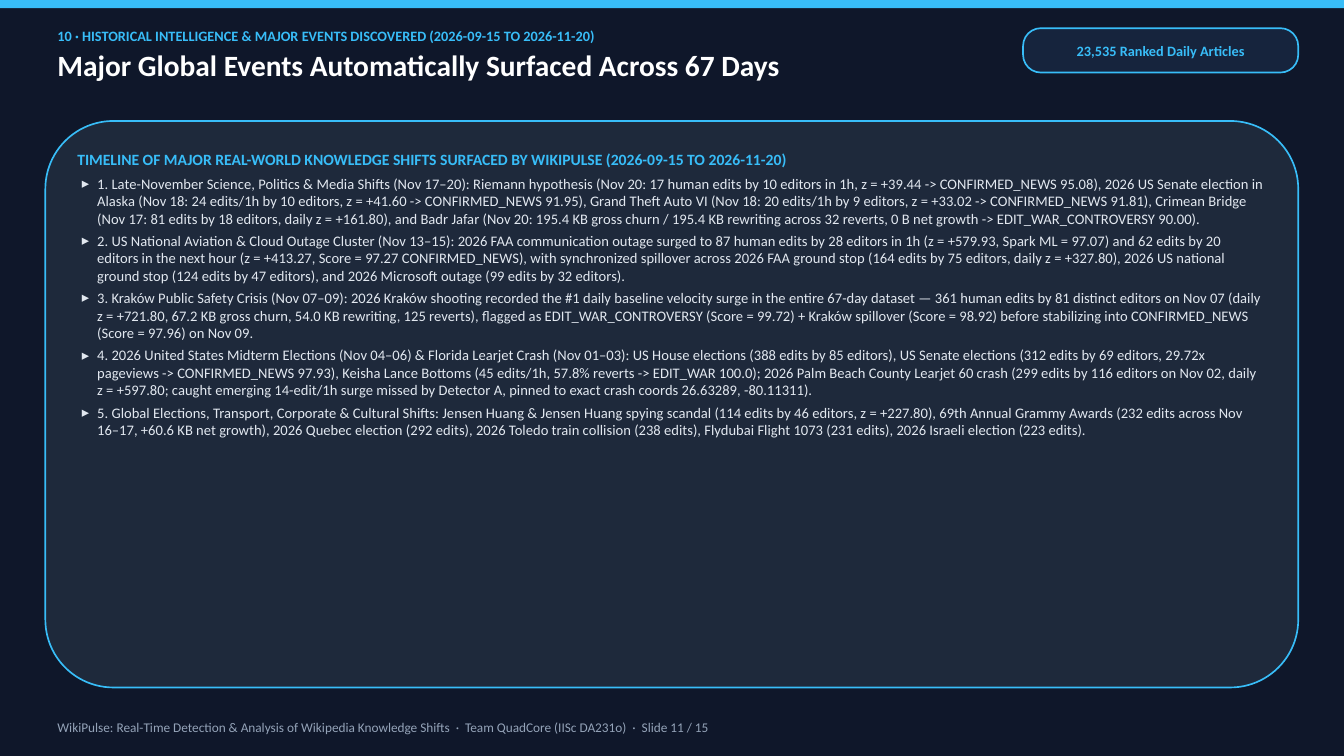
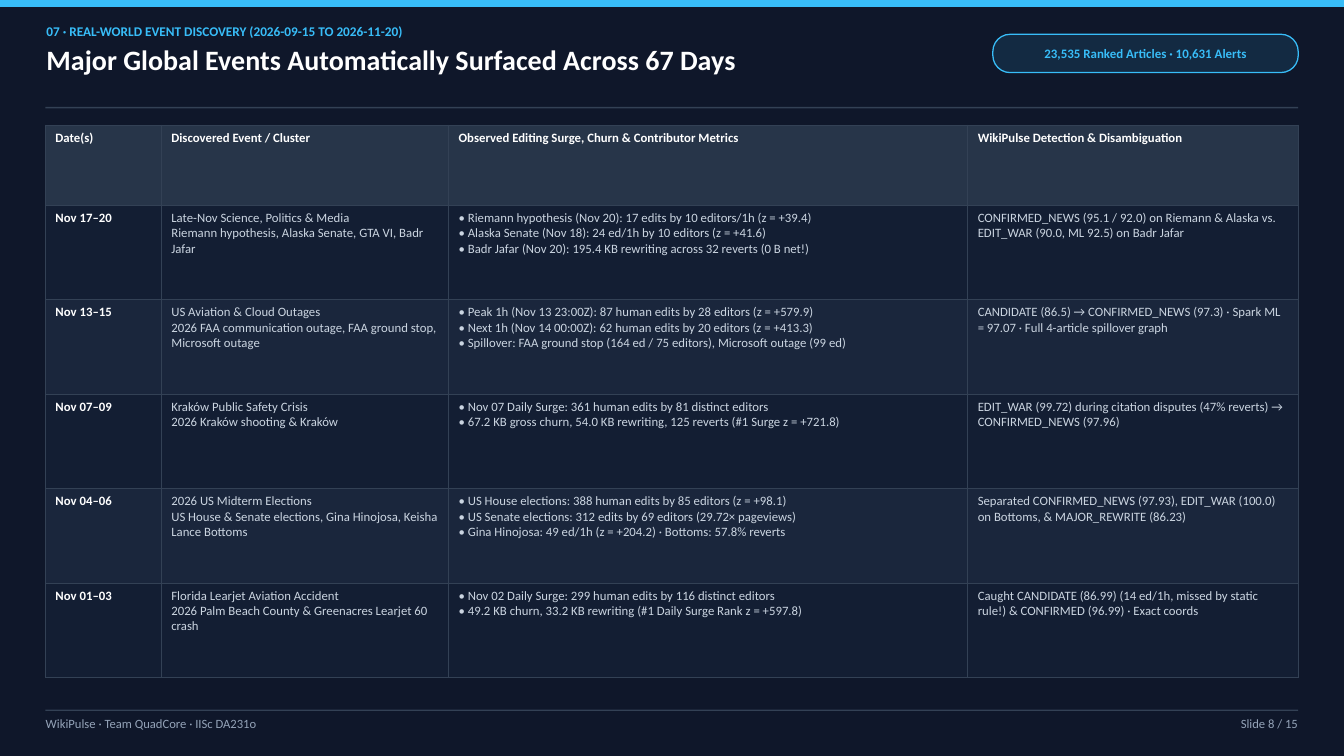
Before and after one commit to kshamajain-iisc/WikiPulse, a slide deck: slide 8 of Documentation/WikiPulse_Final_Presentation.pptx (slide 11 before the commit). Drawn at 1344x756 pixels with LibreOffice and Linux fonts; fonts in the diff are those of the drawing. Boxes give left, top, right and bottom in pixels: in the first picture for what was removed or moved away, otherwise in the second. Text is boxed around its words. In the diff, an @@ line names an element or a change of style, - is before the commit and + after.

Commit message:
Redesign final presentation deck and update 7-page project report with GraphFrames and 10 screenshots

```diff
--- a/Documentation/WikiPulse_Final_Presentation.pptx
+++ b/Documentation/WikiPulse_Final_Presentation.pptx
@@ text at box(46, 26, 403, 38): text changed; size 10.2 to 9.5 pt @@
-10 · HISTORICAL INTELLIGENCE & MAJOR EVENTS DISCOVERED (2026-09-15 TO 2026-11-20)
+07 · REAL-WORLD EVENT DISCOVERY (2026-09-15 TO 2026-11-20)
@@ text at box(46, 50, 735, 75): size 21 to 20 pt in "Major Global Events Automatically Surfaced Across 67 ..." @@
@@ rounded rectangle "23,535 Ranked Articles · 10,631 ...": place and size @@
-rounded rectangle "23,535 Ranked Articles · 10,631 ..." at box(1023, 28, 1299, 73)
+rounded rectangle "23,535 Ranked Articles · 10,631 ..." at box(993, 34, 1299, 73)
@@ rounded rectangle "23,535 Ranked Articles · 10,631 ..." at box(993, 34, 1299, 73): vertical alignment top to middle; fill #16243D to #132A42; outline #38BDF8 1.2 pt to #38BDF8 0.9 pt; proportions changed @@
@@ text in rounded rectangle at box(1044, 49, 1247, 60): text changed; size 10.2 to 9.2 pt @@
-23,535 Ranked Daily Articles
+23,535 Ranked Articles · 10,631 Alerts
@@ rectangle added at box(45, 107, 1299, 108), fill #334155 @@
@@ rounded rectangle removed at box(45, 121, 1299, 688) @@
-TIMELINE OF MAJOR REAL-WORLD KNOWLEDGE SHIFTS SURFACED BY WIKIPULSE (2026-09-15 TO 2026-11-20)
-▸ 1. Late-November Science, Politics & Media Shifts (Nov 17–20): Riemann hypothesis (Nov 20: 17 human edits by 10 editors in 1h, z = +39.44 -> CONFIRMED_NEWS 95.08), 2026 US Senate election in Alaska (Nov 18: 24 edits/1h by 10 editors, z = +41.60 -> CONFIRMED_NEWS 91.95), Grand Theft Auto VI (Nov 18: 20 edits/1h by 9 editors, z = +33.02 -> CONFIRMED_NEWS 91.81), Crimean Bridge (Nov 17: 81 edits by 18 editors, daily z = +161.80), and Badr Jafar (Nov 20: 195.4 KB gross churn / 195.4 KB rewriting across 32 reverts, 0 B net growth -> EDIT_WAR_CONTROVERSY 90.00).
-▸ 2. US National Aviation & Cloud Outage Cluster (Nov 13–15): 2026 FAA communication outage surged to 87 human edits by 28 editors in 1h (z = +579.93, Spark ML = 97.07) and 62 edits by 20 editors in the next hour (z = +413.27, Score = 97.27 CONFIRMED_NEWS), with synchronized spillover across 2026 FAA ground stop (164 edits by 75 editors, daily z = +327.80), 2026 US national ground stop (124 edits by 47 editors), and 2026 Microsoft outage (99 edits by 32 editors).
-▸ 3. Kraków Public Safety Crisis (Nov 07–09): 2026 Kraków shooting recorded the #1 daily baseline velocity surge in the entire 67-day dataset — 361 human edits by 81 distinct editors on Nov 07 (daily z = +721.80, 67.2 KB gross churn, 54.0 KB rewriting, 125 reverts), flagged as EDIT_WAR_CONTROVERSY (Score = 99.72) + Kraków spillover (Score = 98.92) before stabilizing into CONFIRMED_NEWS (Score = 97.96) on Nov 09.
-▸ 4. 2026 United States Midterm Elections (Nov 04–06) & Florida Learjet Crash (Nov 01–03): US House elections (388 edits by 85 editors), US Senate elections (312 edits by 69 editors, 29.72x pageviews -> CONFIRMED_NEWS 97.93), Keisha Lance Bottoms (45 edits/1h, 57.8% reverts -> EDIT_WAR 100.0); 2026 Palm Beach County Learjet 60 crash (299 edits by 116 editors on Nov 02, daily z = +597.80; caught emerging 14-edit/1h surge missed by Detector A, pinned to exact crash coords 26.63289, -80.11311).
-▸ 5. Global Elections, Transport, Corporate & Cultural Shifts: Jensen Huang & Jensen Huang spying scandal (114 edits by 46 editors, z = +227.80), 69th Annual Grammy Awards (232 edits across Nov 16–17, +60.6 KB net growth), 2026 Quebec election (292 edits), 2026 Toledo train collision (238 edits), Flydubai Flight 1073 (231 edits), 2026 Israeli election (223 edits).
@@ table added at box(45, 125, 1299, 692), 6 rows, 4 columns @@
+Date(s) | Discovered Event / Cluster | Observed Editing Surge, Churn & Contributor Metrics | WikiPulse Detection & Disambiguation
+Nov 17–20 | Late-Nov Science, Politics & Media / Riemann hypothesis, Alaska Senate, GTA VI, Badr Jafar | • Riemann hypothesis (Nov 20): 17 edits by 10 editors/1h (z = +39.4) / • Alaska Senate (Nov 18): 24 ed/1h by 10 editors (z = +41.6) / • Badr Jafar (Nov 20): 195.4 KB rewriting across 32 reverts (0 B net!) | CONFIRMED_NEWS (95.1 / 92.0) on Riemann & Alaska vs. EDIT_WAR (90.0, ML 92.5) on Badr Jafar
+Nov 13–15 | US Aviation & Cloud Outages / 2026 FAA communication outage, FAA ground stop, Microsoft outage | • Peak 1h (Nov 13 23:00Z): 87 human edits by 28 editors (z = +579.9) / • Next 1h (Nov 14 00:00Z): 62 human edits by 20 editors (z = +413.3) / • Spillover: FAA ground stop (164 ed / 75 editors), Microsoft outage (99 ed) | CANDIDATE (86.5) → CONFIRMED_NEWS (97.3) · Spark ML = 97.07 · Full 4-article spillover graph
+Nov 07–09 | Kraków Public Safety Crisis / 2026 Kraków shooting & Kraków | • Nov 07 Daily Surge: 361 human edits by 81 distinct editors / • 67.2 KB gross churn, 54.0 KB rewriting, 125 reverts (#1 Surge z = +721.8) | EDIT_WAR (99.72) during citation disputes (47% reverts) → CONFIRMED_NEWS (97.96)
+Nov 04–06 | 2026 US Midterm Elections / US House & Senate elections, Gina Hinojosa, Keisha Lance Bottoms | • US House elections: 388 human edits by 85 editors (z = +98.1) / • US Senate elections: 312 edits by 69 editors (29.72× pageviews) / • Gina Hinojosa: 49 ed/1h (z = +204.2) · Bottoms: 57.8% reverts | Separated CONFIRMED_NEWS (97.93), EDIT_WAR (100.0) on Bottoms, & MAJOR_REWRITE (86.23)
+Nov 01–03 | Florida Learjet Aviation Accident / 2026 Palm Beach County & Greenacres Learjet 60 crash | • Nov 02 Daily Surge: 299 human edits by 116 distinct editors / • 49.2 KB churn, 33.2 KB rewriting (#1 Daily Surge Rank z = +597.8) | Caught CANDIDATE (86.99) (14 ed/1h, missed by static rule!) & CONFIRMED (96.99) · Exact coords
@@ rectangle added at box(45, 710, 1299, 711), fill #334155 @@
@@ text at box(46, 719, 257, 730): text changed; size 9.5 to 9 pt @@
-WikiPulse: Real-Time Detection & Analysis of Wikipedia Knowledge Shifts · Team QuadCore (IISc DA231o) · Slide 11 / 15
+WikiPulse · Team QuadCore · IISc DA231o
@@ text added at box(1241, 719, 1298, 728), 9 pt, text #94A3B8 @@
+Slide 8 / 15
```
Also in this commit, not shown: 4 other slides changed, 10 slides added, 10 slides removed, 20 other files.
